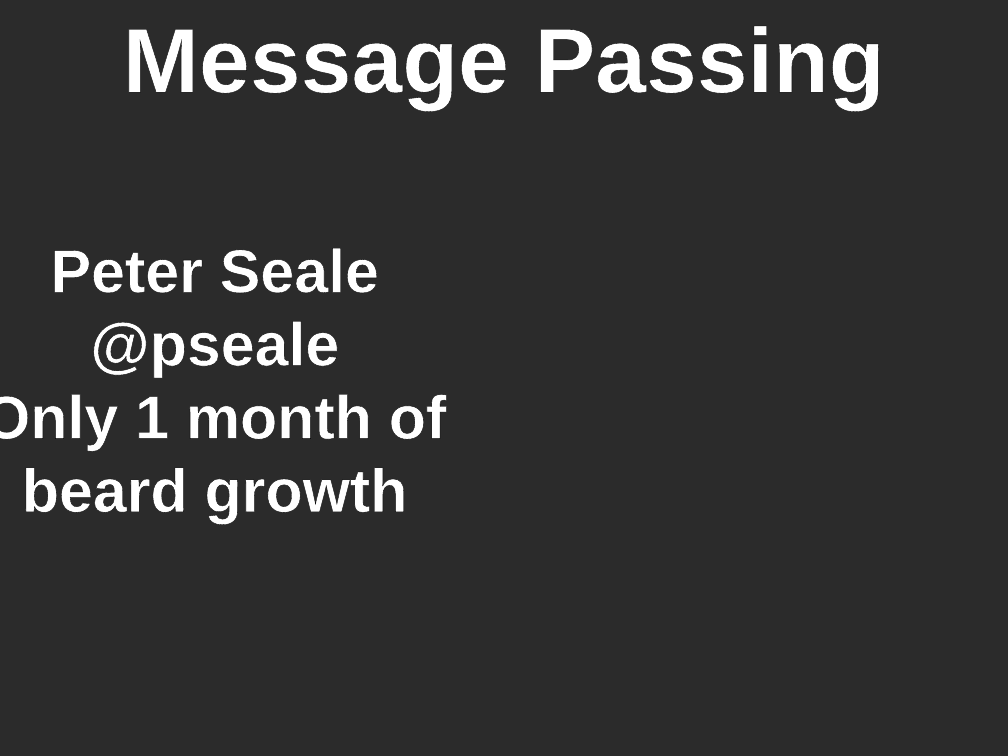
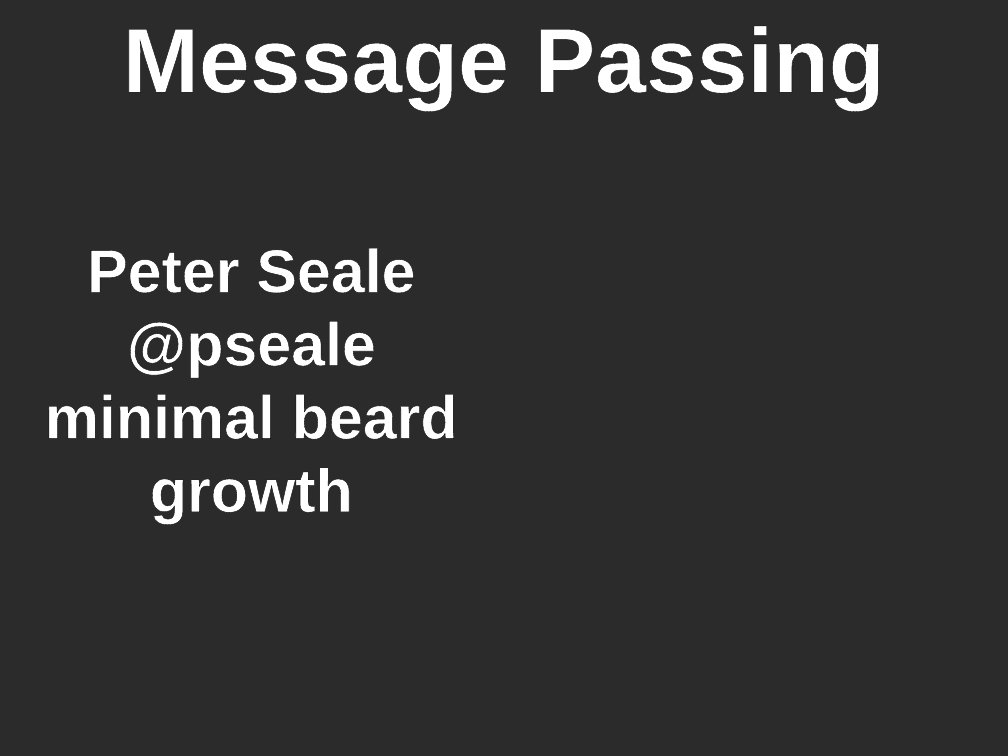
Before and after one commit to pseale/presentation-message-passing, a slide deck: slide 2 of message-passing.odp (slide 1 before the commit). Drawn at 1008x756 pixels with LibreOffice and Linux fonts; fonts in the diff are those of the drawing; background and template pictures are left out; a plain dark background stands for a picture behind light text. Boxes give left, top, right and bottom in pixels: in the first picture for what was removed or moved away, otherwise in the second. Text is boxed around its words. In the diff, an @@ line names an element or a change of style, - is before the commit and + after.

```diff
--- a/message-passing.odp
+++ b/message-passing.odp
@@ subtitle "Peter Seale": place and size @@
-subtitle "Peter Seale" at [0,248,446,523]
+subtitle "Peter Seale" at [45,248,458,523]
@@ subtitle at [45,394,458,523]: text changed @@
-Only 1 month of beard growth
+minimal beard growth
```
Also in this commit, not shown: 3 other slides changed, 5 slides added, 1 slide removed, 7 other files.
